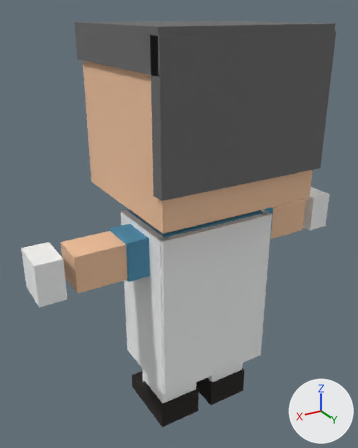
What one commit did to the glTF model jarvis/ui/web/frontend/src/assets/society/figures/biped-medic.glb.
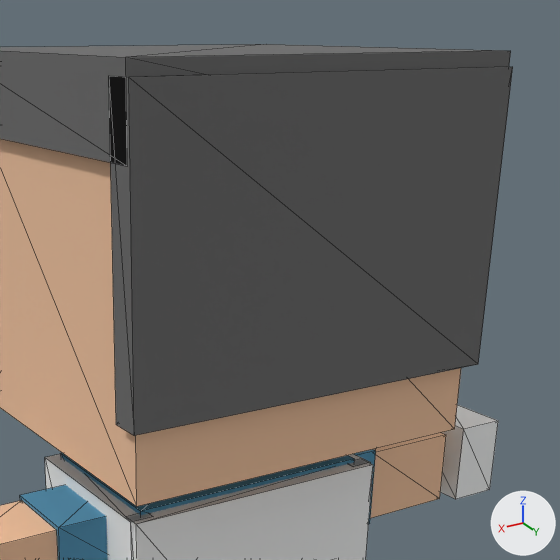
Each version appears first whole from a camera (50 mm lens) standing at (1.34, 2.07, 2.23) and looking at (0.06, -0.08, 1.16), and next in a close-up on the part from 28% to 100% of the width and 0% to 58% of the height. Every picture has the same lights, and +X, +Y and +Z are marked at lower right. The older version's two pictures come first. The close-ups show mesh edges as thin lines. Vertices at exactly the same position are counted once.

Script lines for the objects in view, before the commit:
```python
me_body = bpy.data.meshes.new('Body')
me_body.from_pydata(...)  # 256 vertices, 384 faces; spans x -0.9..0.9, y -0.45..0.43, z 0.0..2.18
# faces by material slot: [360, 24]
me_body.materials.append(mat_biped_medic_sheet)  # picture img_biped_medic_sheet
me_body.materials.append(mat_biped_medic_hair)  # picture img_biped_medic_sheet
# before: 248 (-0.44, 0.36, 1.53), 250 (-0.44, 0.43, 1.53) at pixel (478, 364), 252 (0.44, 0.36, 1.53) at pixel (116, 424), 254 (0.44, 0.43, 1.53) at pixel (134, 435)
ob_body = bpy.data.objects.new('Body', me_body)
ob_body.location = (0.0, 0.0, 0.0)
```
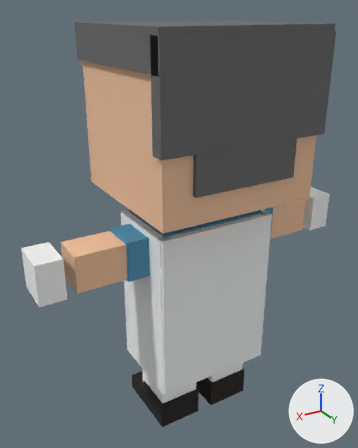
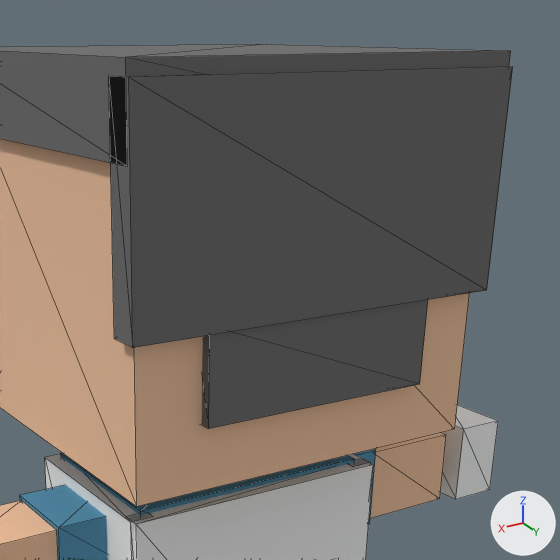
Pixel boxes [x1, y1, x2, y2] of what changed, in the close-ups (560 x 560 px; the box of a moved part takes in the faces that stretch with it):
```json
{"part": 1, "of": "me_body", "change": "added", "after": [202, 300, 428, 429]}
{"part": 2, "of": "me_body", "change": "moved or reshaped", "before": [109, 67, 513, 436], "after": [109, 67, 513, 348]}
```

The change, as JSON lines over the scene's bpy script:
```json
{"block": "me_body", "where": "# used by ob_body; location = (0.0, 0.0, 0.0)"}
{"block": "me_body", "where": "# verts and faces of me_body; kept vertices keep their numbers, new ones are numbered from 256"}
{"op": "remove", "block": "me_body", "code": "me_body.from_pydata(...)  # 256 vertices, 384 faces; spans x -0.9..0.9, y -0.45..0.43, z 0.0..2.18"}
{"op": "add", "block": "me_body", "code": "me_body.from_pydata(...)  # 264 vertices, 396 faces; spans x -0.9..0.9, y -0.45..0.43, z 0.0..2.18"}
{"block": "me_body", "change": "me_body part 1: a new loose piece, a box spanning x -0.273..0.273, y 0.37..0.425, z 1.51..1.713, in mat_biped_medic_hair (picture img_biped_medic_sheet)"}
{"block": "me_body", "change": "me_body part 2"}
{"op": "add", "block": "me_body", "code": "for i in [248, 250, 252, 254]: verts[i] += (0.0, 0.0, 0.17)"}
```
